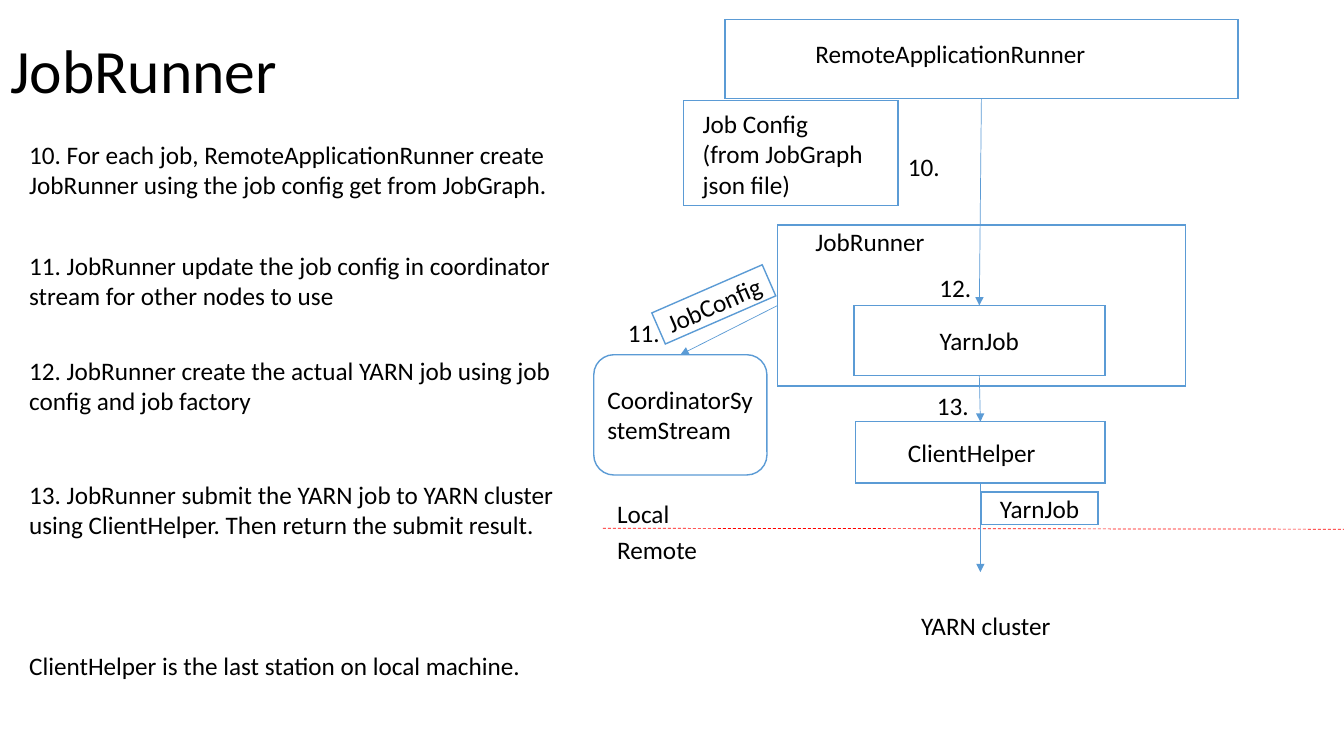
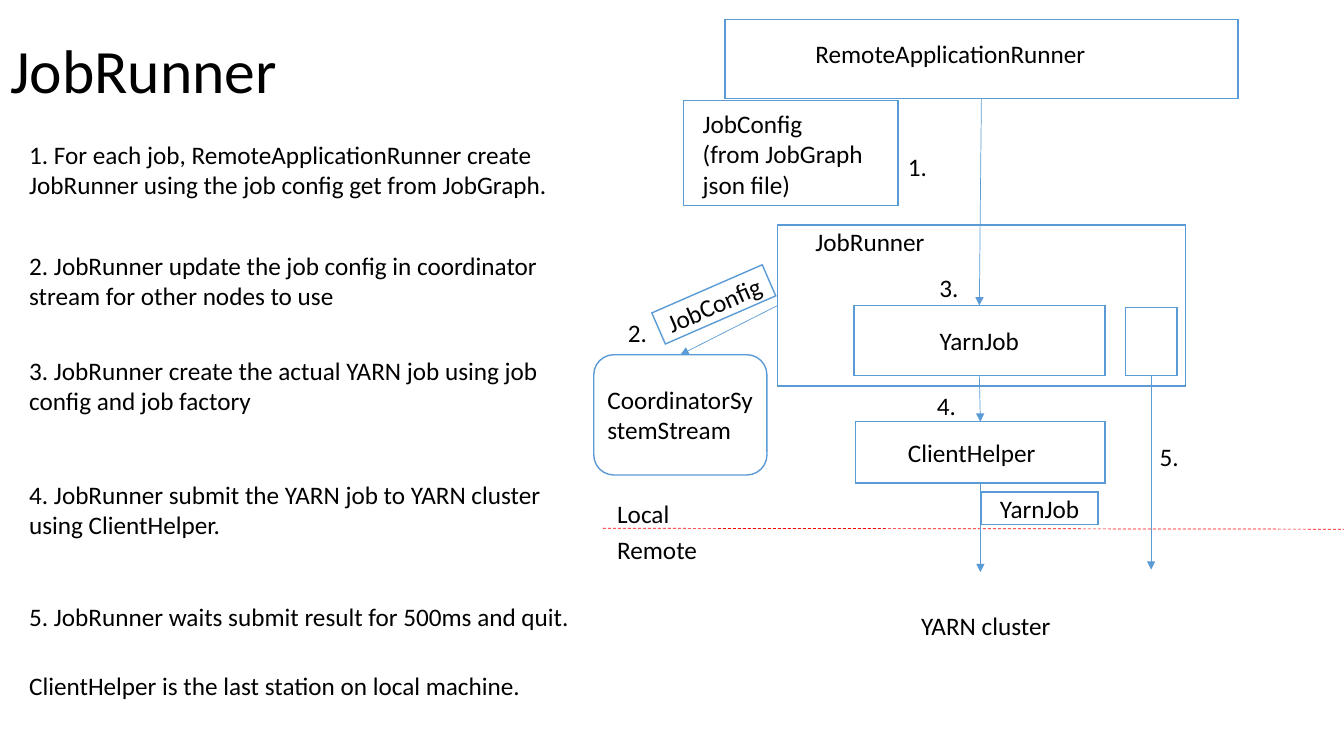
Before and after one commit to Swrrt/Samza-Documents, a slide deck: slide 64 of Documentation/SamzaStructure.pptx. Drawn at 1344x756 pixels with LibreOffice and Linux fonts; fonts in the diff are those of the drawing. Boxes give left, top, right and bottom in pixels: in the first picture for what was removed or moved away, otherwise in the second. Text is boxed around its words. In the diff, an @@ line names an element or a change of style, - is before the commit and + after.

Commit message:
YarnJob

```diff
--- a/Documentation/SamzaStructure.pptx
+++ b/Documentation/SamzaStructure.pptx
@@ text at <box>703,115,802,138</box>: spaces changed @@
-Job Config
+JobConfig
@@ text at <box>29,146,547,199</box>: text changed @@
-10. For each job, RemoteApplicationRunner create JobRunner using the job config get from JobGraph.
+1. For each job, RemoteApplicationRunner create JobRunner using the job config get from JobGraph.
@@ text at <box>908,159,927,176</box>: text changed @@
-10.
+1.
@@ text at <box>29,257,537,306</box>: text changed @@
-11. JobRunner update the job config in coordinator stream for other nodes to use
+2. JobRunner update the job config in coordinator stream for other nodes to use
@@ text at <box>939,280,958,297</box>: text changed @@
-12.
+3.
@@ text at <box>628,325,647,342</box>: text changed @@
-11.
+2.
@@ rectangle added at <box>1125,308,1177,376</box>, fill #FFFFFF, outline #5B9BD5 1 pt @@
@@ text at <box>29,362,538,415</box>: text changed @@
-12. JobRunner create the actual YARN job using job config and job factory
+3. JobRunner create the actual YARN job using job config and job factory
@@ arrow added from (1151, 376) to (1151, 570), #5B9BD5 0.5 pt @@
@@ text at <box>937,398,956,422</box>: text changed @@
-13.
+4.
@@ text added at <box>1160,449,1179,466</box>, 18 pt, text #000000 @@
+5.
@@ text at <box>29,486,540,539</box>: text changed @@
-13. JobRunner submit the YARN job to YARN cluster using ClientHelper. Then return the submit result.
+4. JobRunner submit the YARN job to YARN cluster using ClientHelper.
@@ text added at <box>29,608,568,630</box>, 18 pt, text #000000 @@
+5. JobRunner waits submit result for 500ms and quit.
@@ text "ClientHelper is the last station ...": place and size @@
-text "ClientHelper is the last station ..." at <box>29,657,520,679</box>
+text "ClientHelper is the last station ..." at <box>29,677,520,699</box>
```
Also in this commit, not shown: 31 other slides changed, 3 slides added.
